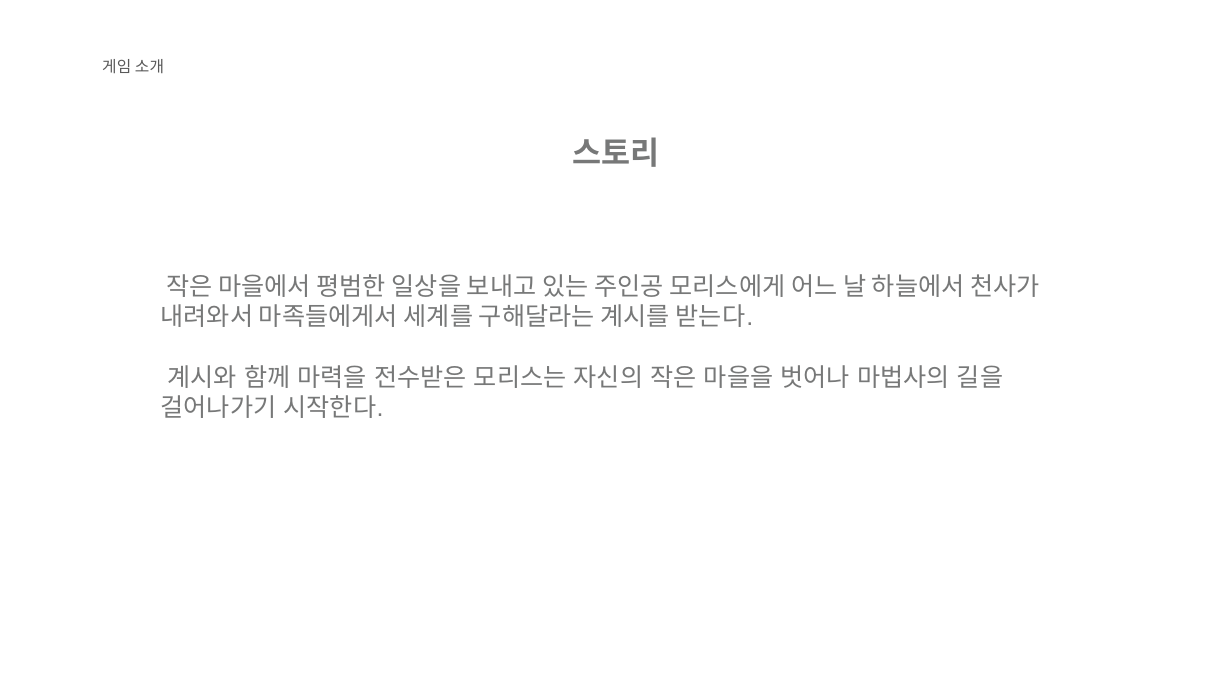
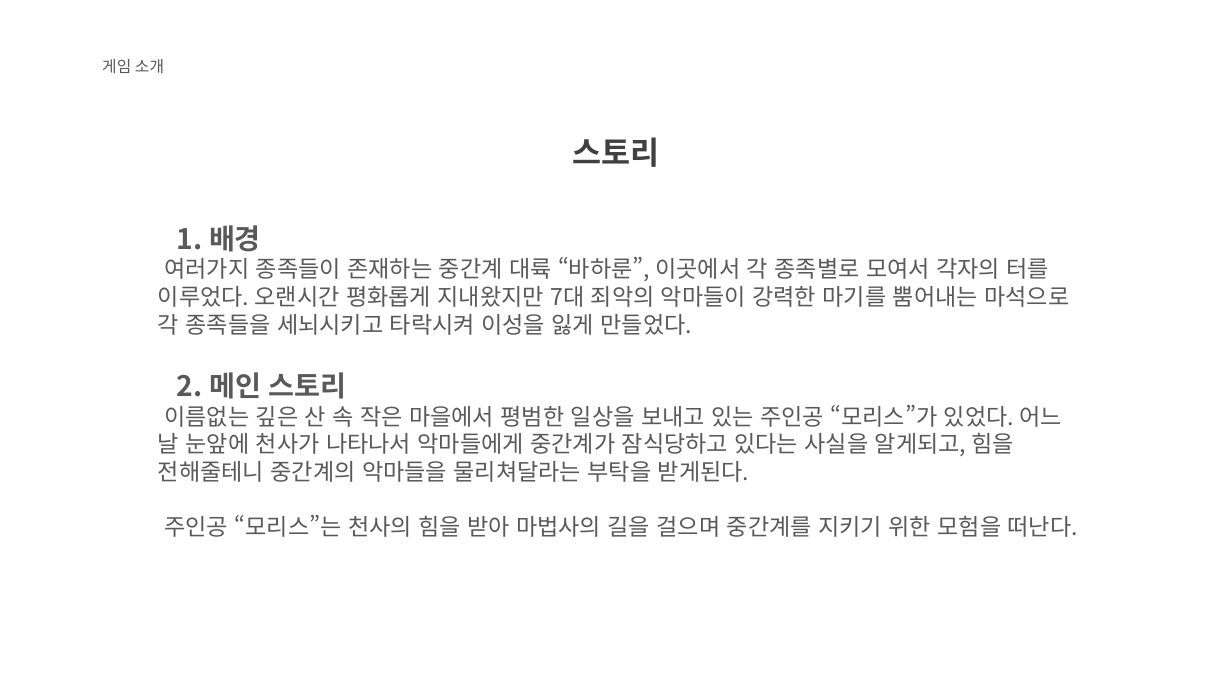
Before and after one commit to KJGoody/Daemonis, a slide deck: slide 5 of Deamonis(데모니스) 기획서/Daemonis PPT.pptx (slide 4 before the commit). Drawn at 1232x693 pixels with LibreOffice and Linux fonts; fonts in the diff are those of the drawing; background and template pictures are left out. Boxes give left, top, right and bottom in pixels: in the first picture for what was removed or moved away, otherwise in the second. Text is boxed around its words. In the diff, an @@ line names an element or a change of style, - is before the commit and + after.

```diff
--- a/Deamonis(데모니스) 기획서/Daemonis PPT.pptx
+++ b/Deamonis(데모니스) 기획서/Daemonis PPT.pptx
@@ text "스토리" at [573, 137, 660, 167]: text colour #777878 to #404040 @@
@@ text at [158, 225, 1078, 537]: text changed; size 19.6 to 18 pt; font Arial to Noto Sans CJK KR; text colour #777878 to #595959 @@
-작은 마을에서 평범한 일상을 보내고 있는 주인공 모리스에게 어느 날 하늘에서 천사가 내려와서 마족들에게서 세계를 구해달라는 계시를 받는다.
-계시와 함께 마력을 전수받은 모리스는 자신의 작은 마을을 벗어나 마법사의 길을 걸어나가기 시작한다.
+1. 배경
+여러가지 종족들이 존재하는 중간계 대륙 “바하룬”, 이곳에서 각 종족별로 모여서 각자의 터를 이루었다. 오랜시간 평화롭게 지내왔지만 7대 죄악의 악마들이 강력한 마기를 뿜어내는 마석으로 각 종족들을 세뇌시키고 타락시켜 이성을 잃게 만들었다.
+2. 메인 스토리
+이름없는 깊은 산 속 작은 마을에서 평범한 일상을 보내고 있는 주인공 “모리스”가 있었다. 어느 날 눈앞에 천사가 나타나서 악마들에게 중간계가 잠식당하고 있다는 사실을 알게되고, 힘을 전해줄테니 중간계의 악마들을 물리쳐달라는 부탁을 받게된다.
+주인공 “모리스”는 천사의 힘을 받아 마법사의 길을 걸으며 중간계를 지키기 위한 모험을 떠난다.
```
Also in this commit, not shown: 13 other slides changed, 4 slides added, 2 slides removed.
